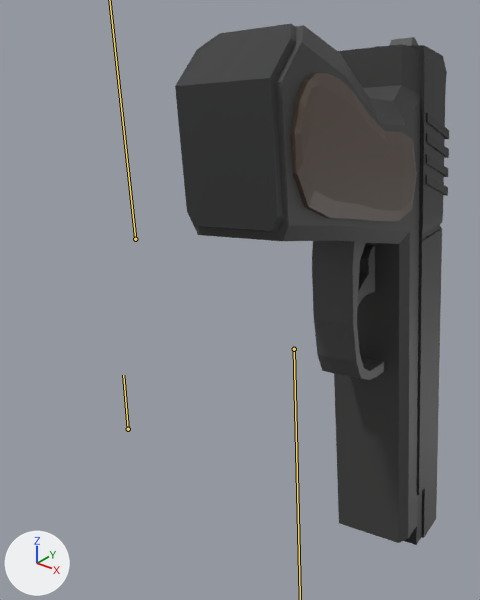
A saved change to the glTF model 3D作品/Asset/Models/Characters/Player/Player_Disarm_Pistol.gltf.
Both versions are drawn from a 50 mm lens placed at (0.293, -0.217, 1.145), pointed at (0.095, 0.03, 0.992). The axes (+X, +Y, +Z) are drawn at lower left. The lights are the same throughout. The bones that change are drawn over the model as lines.

Objects in the first picture: 'Pistol Holder.003'.
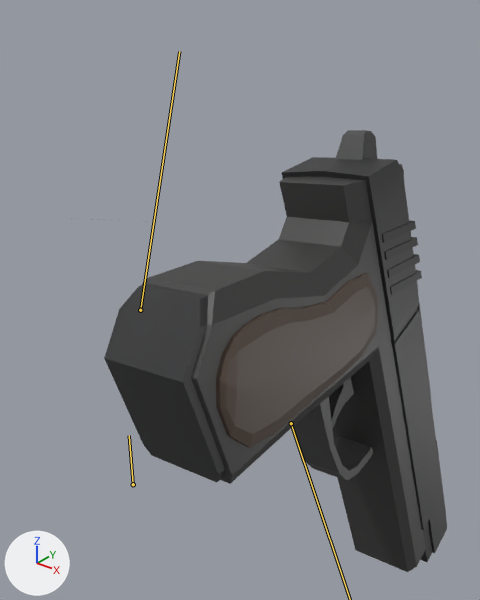
The newer file adds an action. The first version stands in its rest pose; the second is drawn at frame 22 of the action 'Reload_Walk'.

Changed parts and their boxes (x1, y1, x2, y2) in the pictures (480 x 600 px):
'Pistol Holder.003', posed (25% wider, 15% shorter)
    before: (175, 24, 449, 545)
    after: (104, 130, 447, 572)
bone 'Body', root to tip
    before: (128, 429) to (123, 375)
    after: (133, 484) to (129, 435)

The change, as a diff of the scene's bpy script:
```diff
--- a/3D作品/Asset/Models/Characters/Player/Player_Disarm_Pistol.gltf.py
+++ b/3D作品/Asset/Models/Characters/Player/Player_Disarm_Pistol.gltf.py
@@ bone_body @@
 bone_body = bpy.data.objects['CharacterArmature'].pose.bones['Body']  # child of 'Root'
-bone_body.location = (0.0, 0.0, 0.0)
+bone_body.location = (0.0, -0.049, 0.0)
@@ bone_abdomen @@
 bone_abdomen = bpy.data.objects['CharacterArmature'].pose.bones['Abdomen']  # child of 'Hips'
-bone_abdomen.rotation_quaternion = (1.0, 0.0, 0.0, 0.0)  # degrees (0, 0, 0)
+bone_abdomen.rotation_quaternion = (0.986, 0.166, 0.002, 0.0)  # degrees (19, 0, 0)
@@ bone_upperleg_r @@
 bone_upperleg_r = bpy.data.objects['CharacterArmature'].pose.bones['UpperLeg.R']  # child of 'Body'
-bone_upperleg_r.rotation_quaternion = (1.0, 0.0, 0.0, 0.0)  # degrees (0, 0, 0)
+bone_upperleg_r.rotation_quaternion = (-0.987, -0.013, -0.014, 0.16)  # degrees (1, 2, -18)
```
